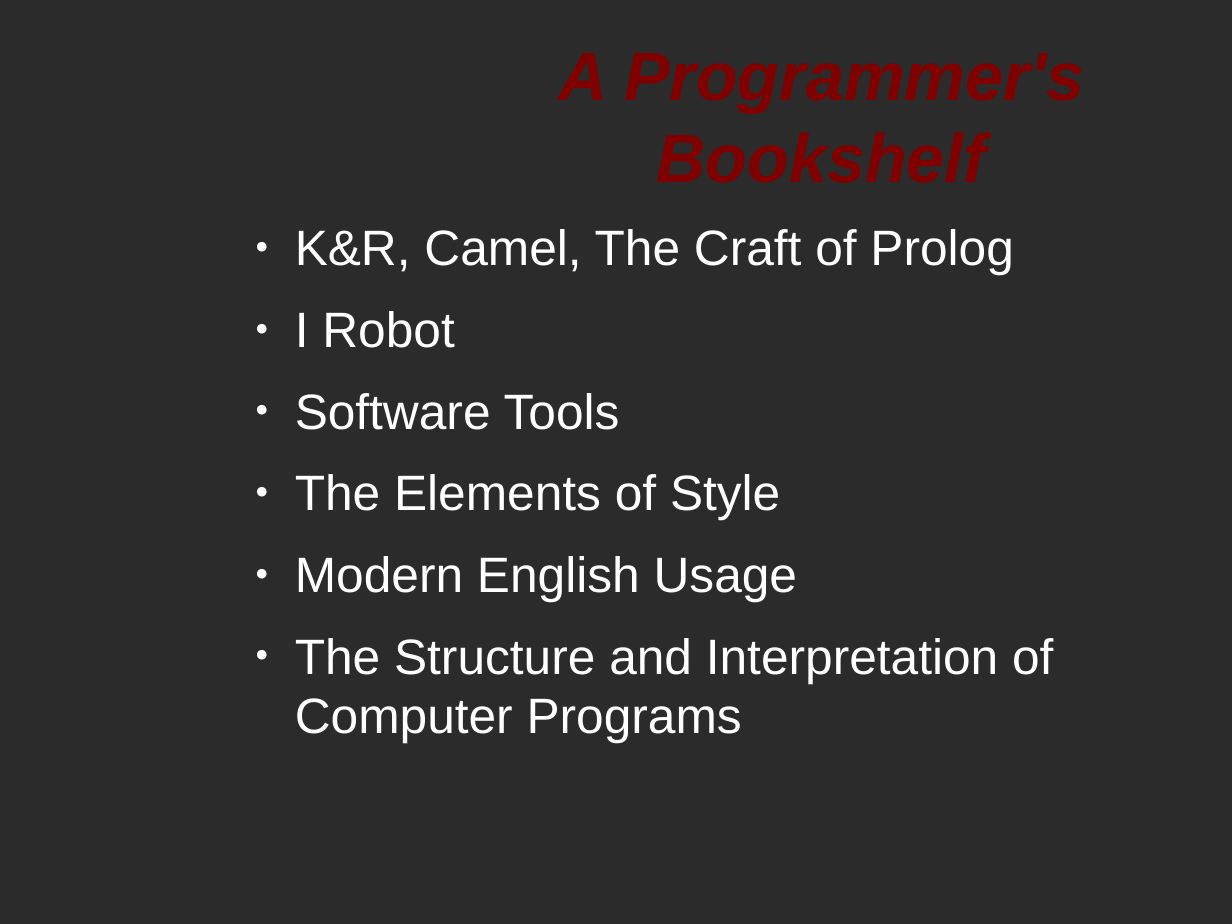
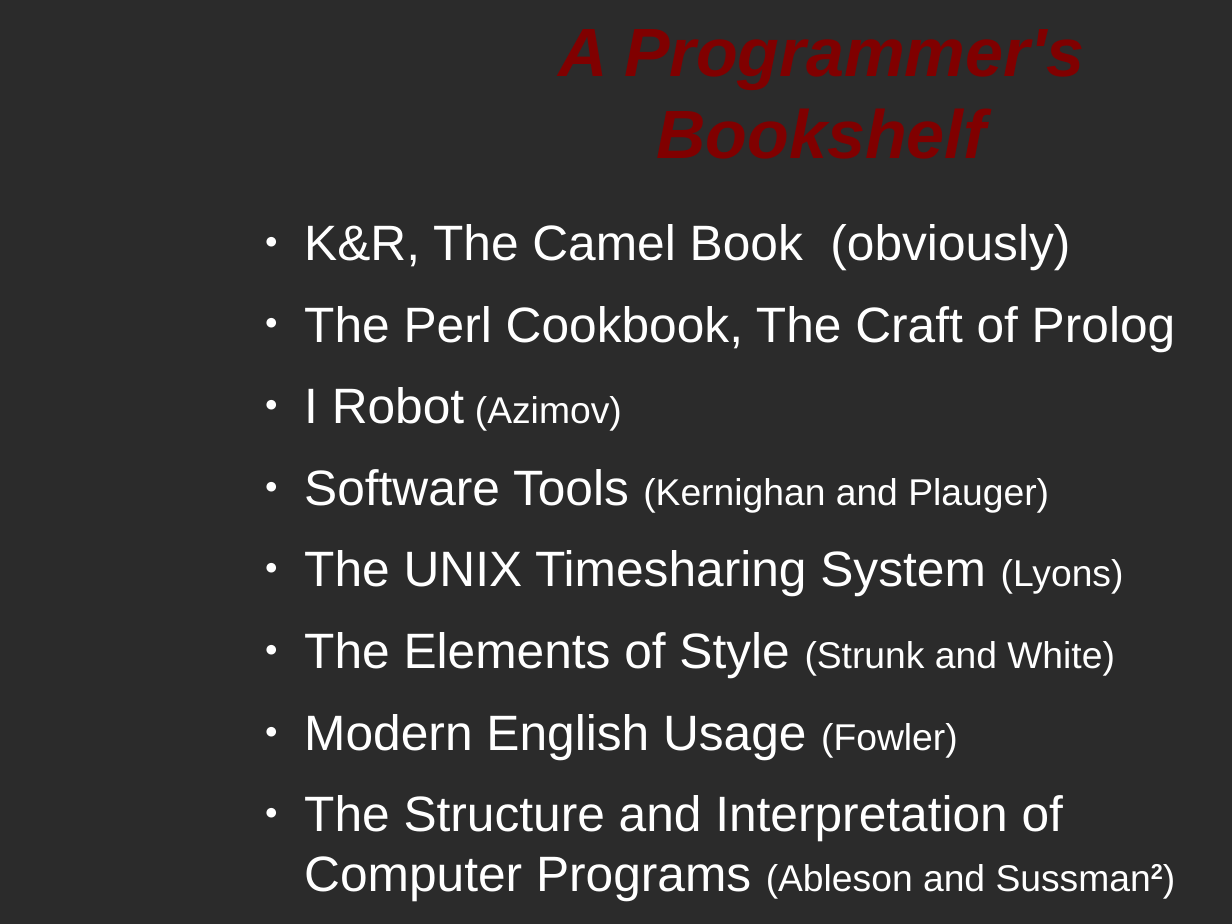
Before and after one commit to softwaresunday/Lexpress, a slide deck: slide 7 of doc/lepresentation.odp. Drawn at 1232x924 pixels with LibreOffice and Linux fonts; fonts in the diff are those of the drawing; background and template pictures are left out; a plain dark background stands for a picture behind light text. Boxes give left, top, right and bottom in pixels: in the first picture for what was removed or moved away, otherwise in the second. Text is boxed around its words. In the diff, an @@ line names an element or a change of style, - is before the commit and + after.

```diff
--- a/doc/lepresentation.odp
+++ b/doc/lepresentation.odp
@@ title "A Programmer's Bookshelf": place and size @@
-title "A Programmer's Bookshelf" at [447,21,1197,208]
+title "A Programmer's Bookshelf" at [447,0,1197,184]
@@ text at [304,224,1176,900]: text changed @@
-● K&R, Camel, The Craft of Prolog
-● I Robot
-● Software Tools
-● The Elements of Style
-● Modern English Usage
-● The Structure and Interpretation of Computer Programs
+● K&R, The Camel Book (obviously)
+● The Perl Cookbook, The Craft of Prolog
+● I Robot (Azimov)
+● Software Tools (Kernighan and Plauger)
+● The UNIX Timesharing System (Lyons)
+● The Elements of Style (Strunk and White)
+● Modern English Usage (Fowler)
+● The Structure and Interpretation of Computer Programs (Ableson and Sussman2)
```
Also in this commit, not shown: 1 slide added.
